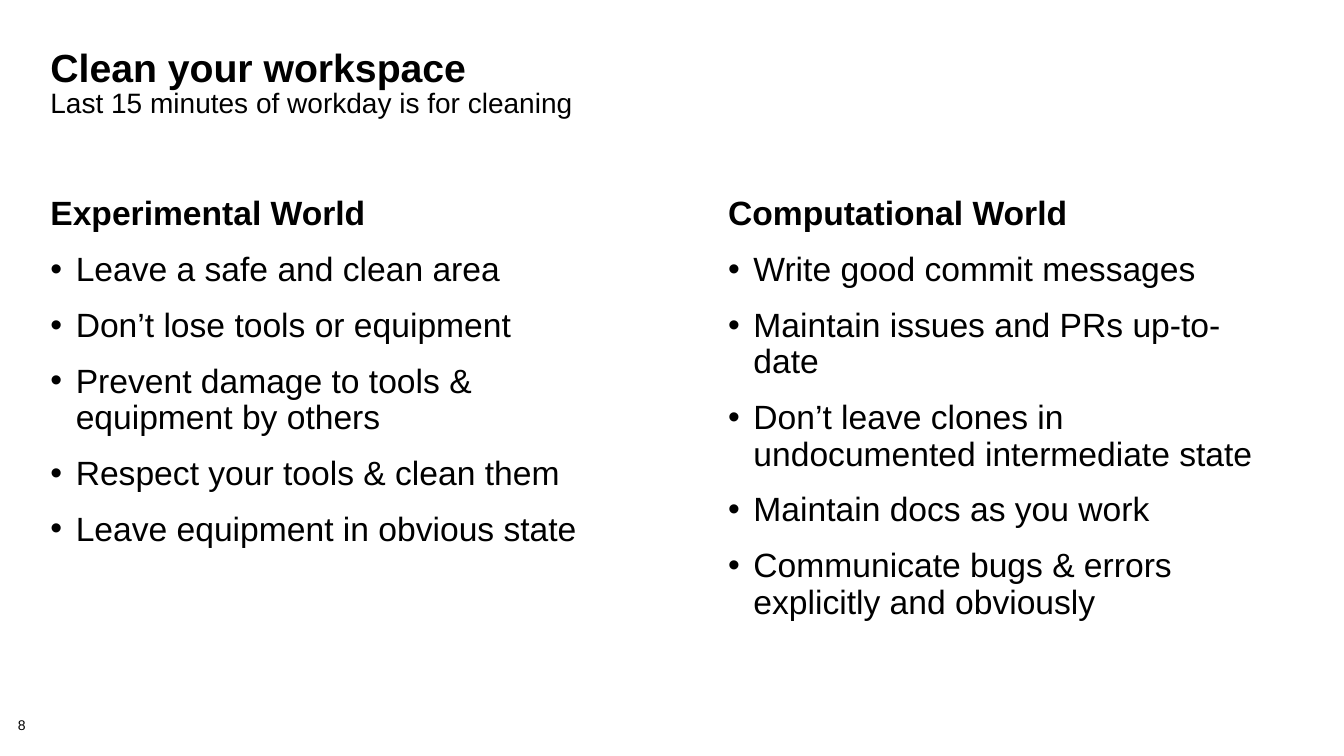
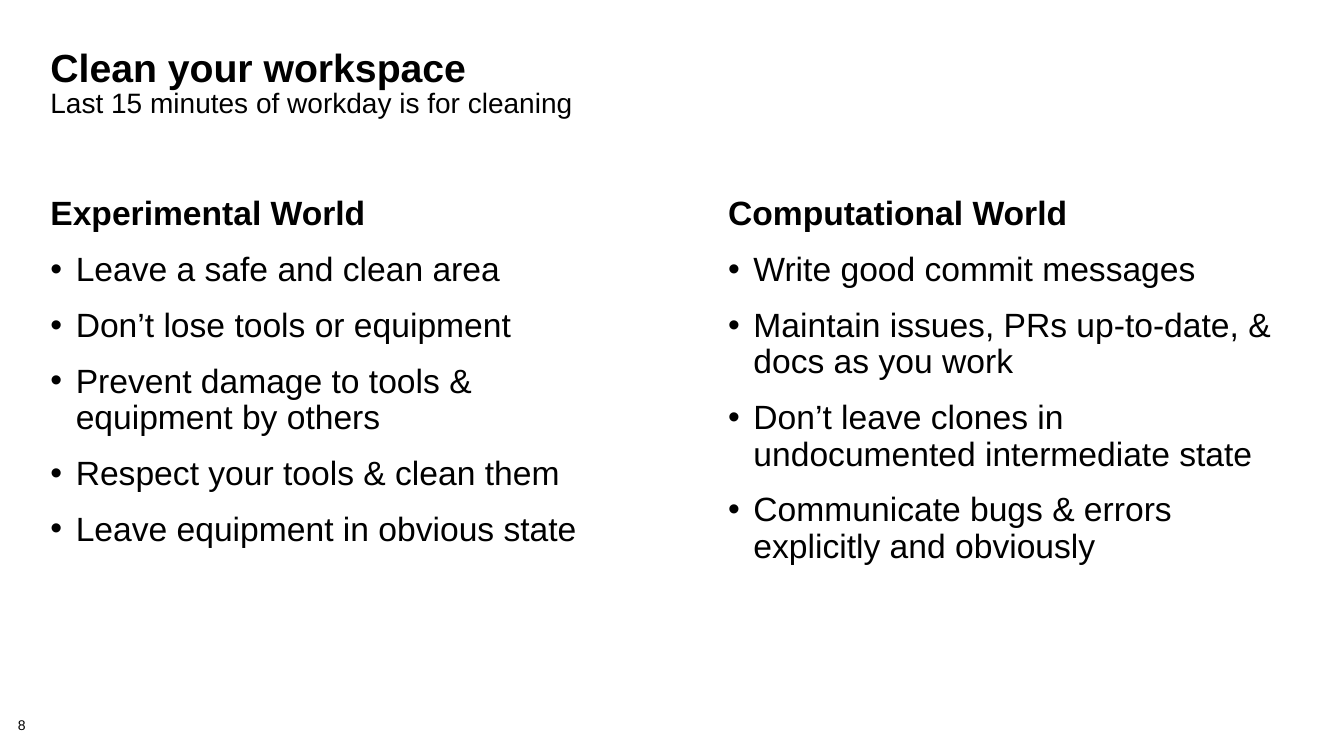
Before and after one commit to bssw-tutorial/presentations, a slide deck: slide 8 of computational-expts.pptx. Drawn at 1344x756 pixels with LibreOffice and Linux fonts; fonts in the diff are those of the drawing; background and template pictures are left out. Boxes give left, top, right and bottom in pixels: in the first picture for what was removed or moved away, otherwise in the second. Text is boxed around its words. In the diff, an @@ line names an element or a change of style, - is before the commit and + after.

Commit message:
(issue #132) Minor tweaks.  Less content to fit in 30 minutes.

```diff
--- a/computational-expts.pptx
+++ b/computational-expts.pptx
@@ text at box(753, 312, 1238, 380): text changed @@
-• Maintain issues and PRs up-to-date
+• Maintain issues, PRs up-to-date, & docs as you work
@@ text at box(753, 496, 1149, 528): paragraph removed @@
-• Maintain docs as you work
```
Also in this commit, not shown: 6 other slides changed, 2 slides removed.
